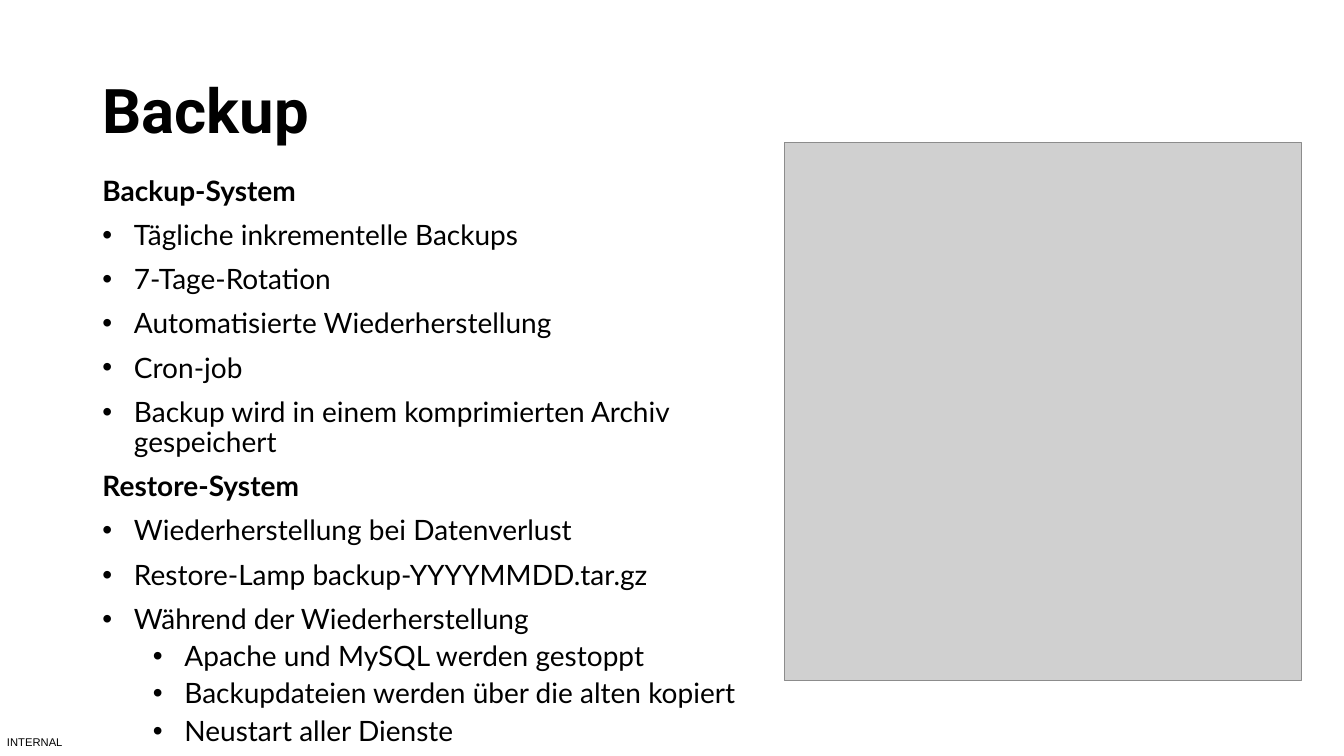
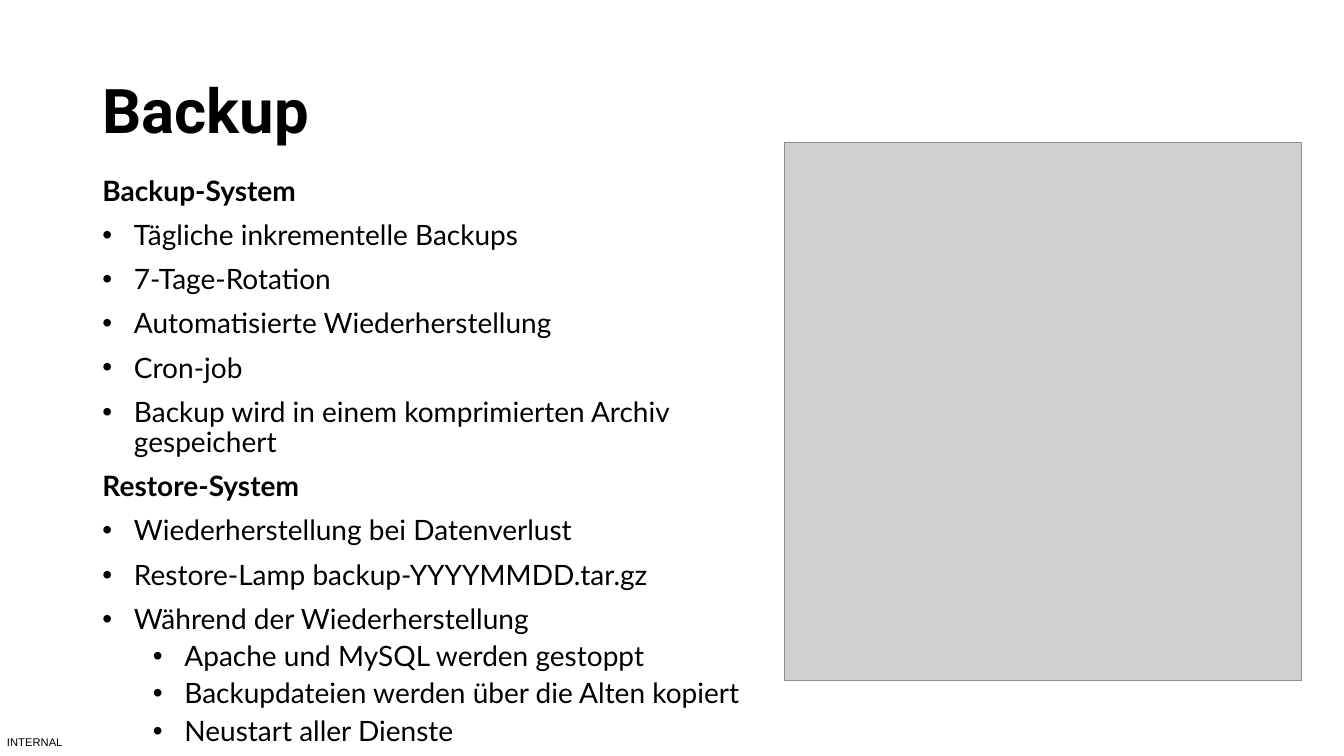
Before and after one commit to BBS2EMDBSEF/Gruppe-C, a slide deck: slide 11 of Dokumentation/Lernfeld 12 Projekt.pptx. Drawn at 1344x756 pixels with LibreOffice and Linux fonts; fonts in the diff are those of the drawing; grey boxes stand for pictures. Boxes give left, top, right and bottom in pixels: in the first picture for what was removed or moved away, otherwise in the second. Text is boxed around its words. In the diff, an @@ line names an element or a change of style, - is before the commit and + after.

```diff
--- a/Dokumentation/Lernfeld 12 Projekt.pptx
+++ b/Dokumentation/Lernfeld 12 Projekt.pptx
@@ text at (184,682,739,708): text changed @@
-  • Backupdateien werden über die alten kopiert
+  • Backupdateien werden über die Alten kopiert
```
Also in this commit, not shown: 1 other slide changed.
